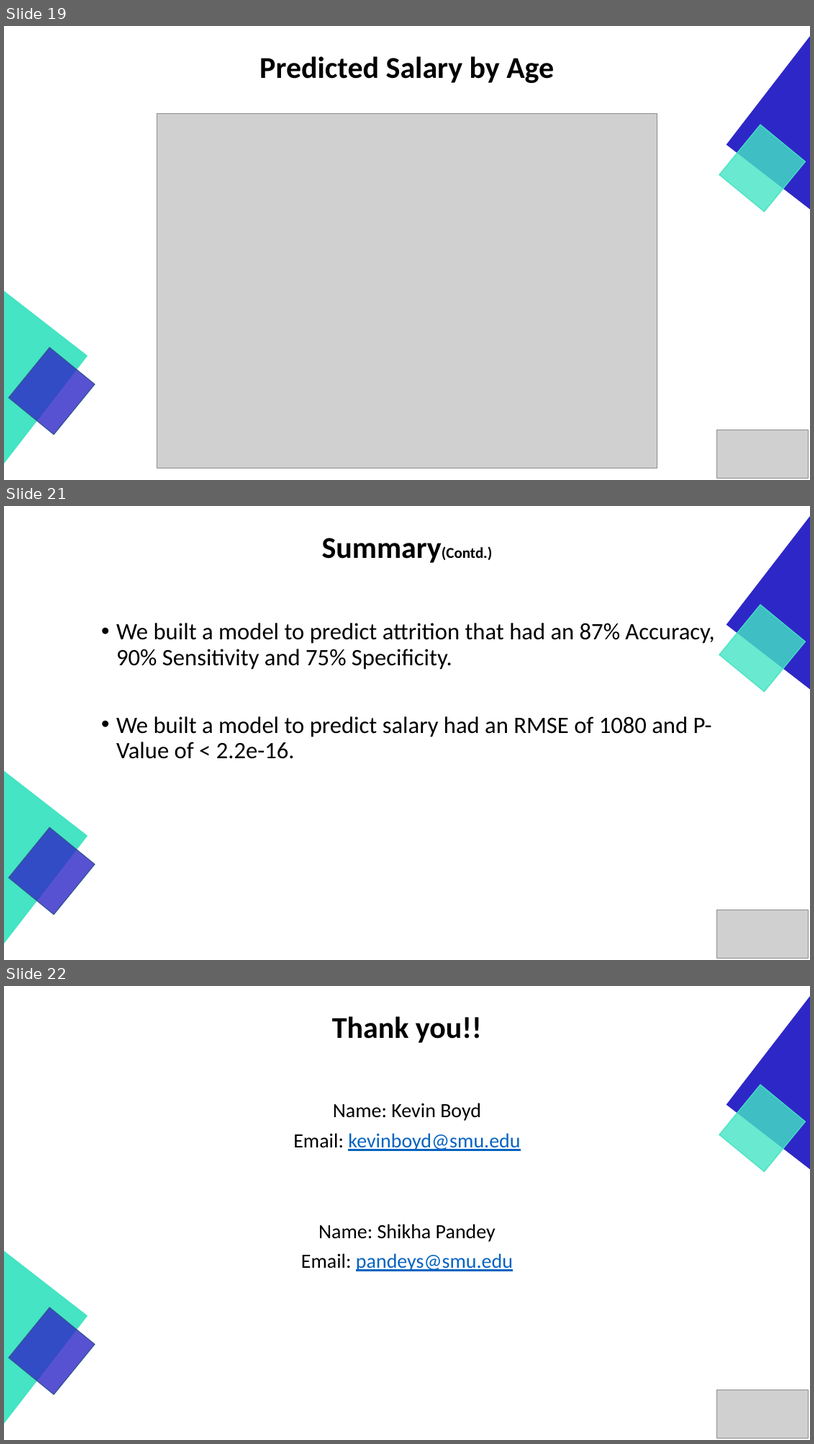
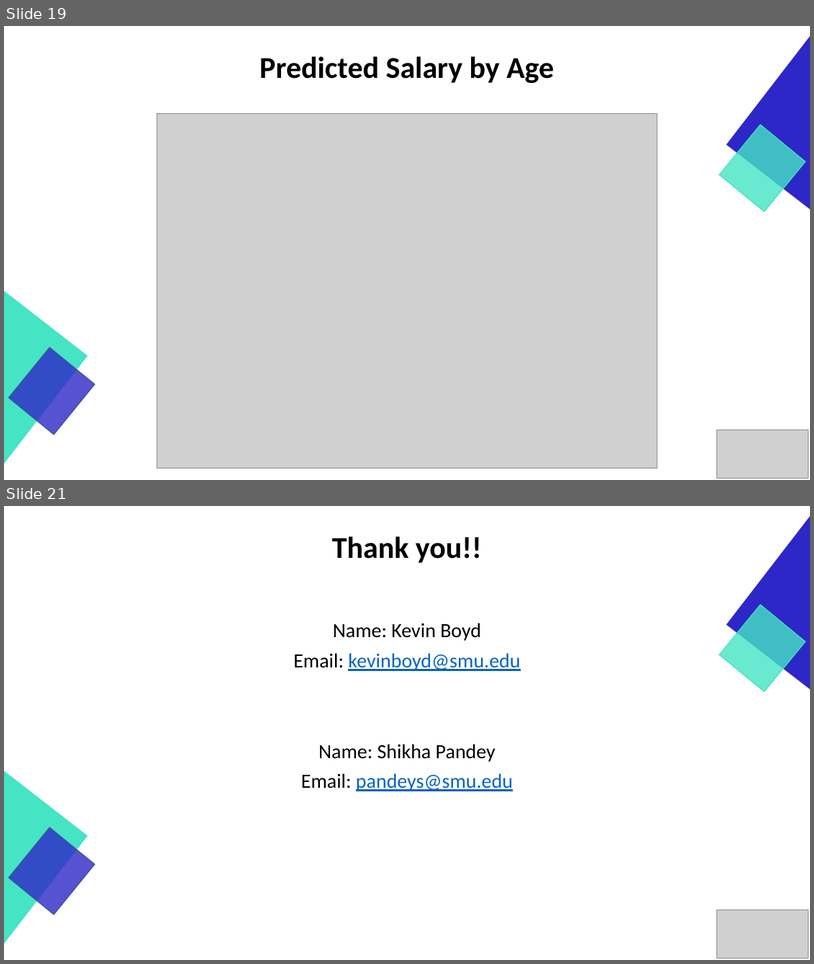
Before and after one commit to GraduateSchoolWork/CaseStudy2_DDS, a slide deck: DDS_Project_2_Presentation.pptx. Shown one above the other, each under a label of ours: slides 19, 21 and 22 before the commit, slides 19 and 21 after it; the slides between them are not shown. The pictures are 814x1444 and 814x964 pixels, drawn with LibreOffice and Linux fonts; fonts in the diff are those of the drawing; grey boxes stand for pictures. Boxes give left, top, right and bottom in pixels: in the first picture for what was removed or moved away, otherwise in the second. Text is boxed around its words. In the diff, an @@ line names an element or a change of style, - is before the commit and + after.

```diff
--- a/DDS_Project_2_Presentation.pptx
+++ b/DDS_Project_2_Presentation.pptx
@@ slide 21 removed at bbox=[4, 506, 810, 960], background #FFFFFF @@
@@ right triangle removed at bbox=[728, 516, 810, 690] @@
@@ title removed at bbox=[322, 538, 492, 563] @@
-Summary(Contd.)
@@ rectangle removed at bbox=[720, 605, 805, 691] @@
@@ text removed at bbox=[116, 623, 715, 759] @@
-• We built a model to predict attrition that had an 87% Accuracy, 90% Sensitivity and 75% Specificity.
-• We built a model to predict salary had an RMSE of 1080 and P-Value of < 2.2e-16.
@@ right triangle removed at bbox=[4, 771, 88, 943] @@
@@ rectangle removed at bbox=[9, 827, 95, 914] @@
@@ picture removed at bbox=[718, 910, 808, 958] @@
@@ what was slide 22 is now slide 21 @@
```
Also in this commit, not shown: 1 slide changed.
